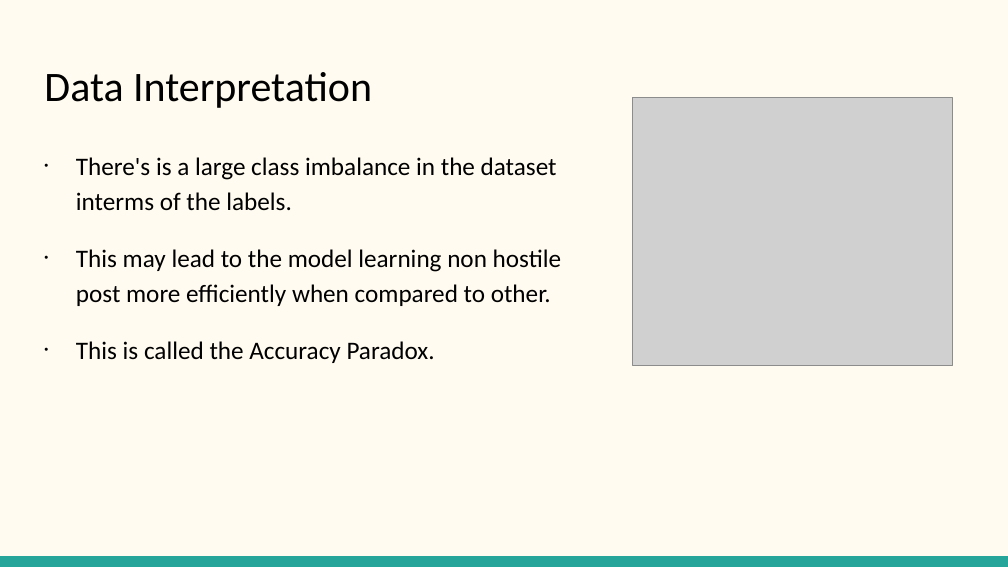
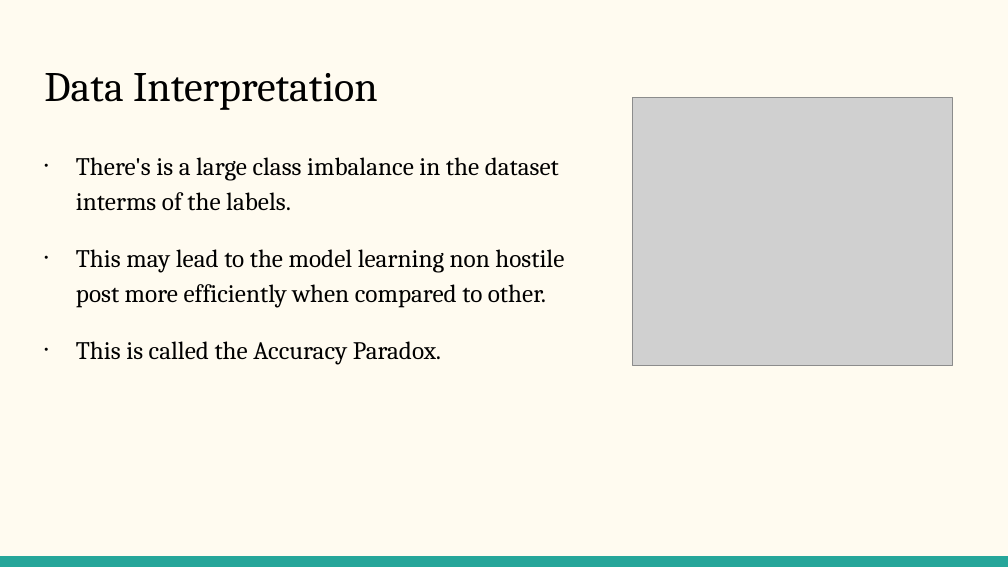
Before and after one commit to VarunBohara/Mini-Project-Documents, a slide deck: slide 7 of DMA Course Project.pptx. Drawn at 1008x567 pixels with LibreOffice and Linux fonts; fonts in the diff are those of the drawing; grey boxes stand for pictures. Boxes give left, top, right and bottom in pixels: in the first picture for what was removed or moved away, otherwise in the second. Text is boxed around its words. In the diff, an @@ line names an element or a change of style, - is before the commit and + after.

```diff
--- a/DMA Course Project.pptx
+++ b/DMA Course Project.pptx
@@ title "Data Interpretation" at bbox=[44, 73, 378, 110]: font Calibri to Cambria @@
@@ text "There's is a large class ..." at bbox=[76, 157, 564, 365]: font Calibri to Cambria @@
```
